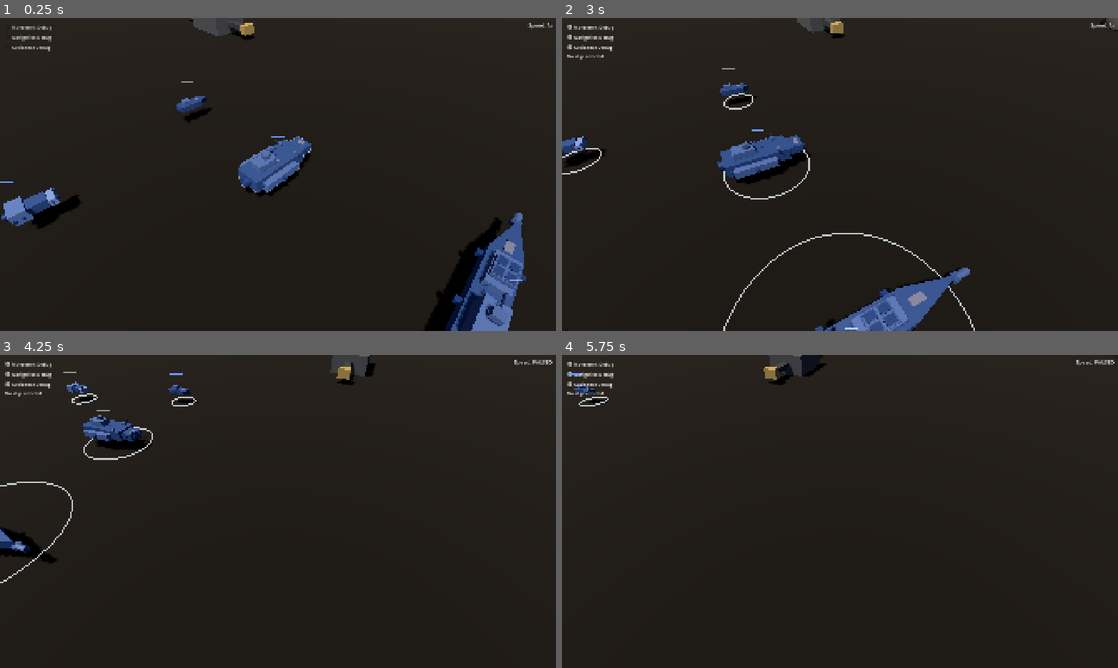
Above: before the commit, frames 1-4 (two rows, left to right).
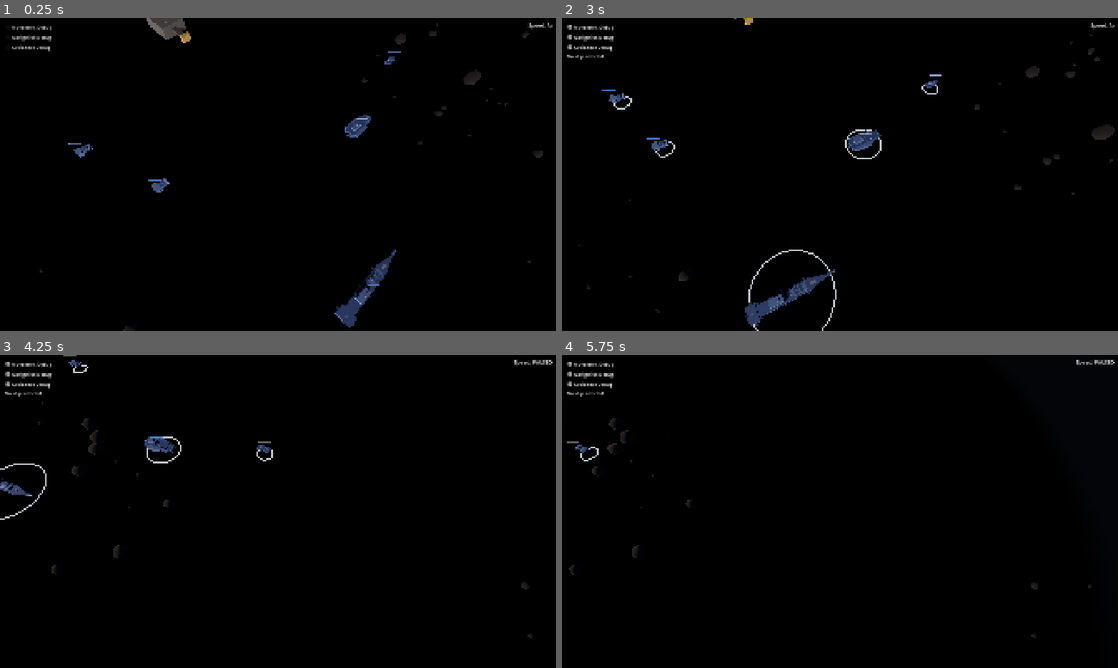
Above: after the commit, the same moments.

Repository: nikosban/apalit
Game: Godot game, scene res://game/scenes/sector_showcase.tscn
Same seed, same stepped clock (60 frames per second), same inputs: the game is played once before the commit and once after it. Before the commit the project starts from res://main.tscn.
Inputs (mouse positions are in pixels of both pictures, inside the frame that each line leads up to):
- Up to frame 1 (0.25 s): no input
- Up to frame 2 (3 s): click "Movement Debug" at 0.5 s; click "Navigation Debug" at 1.25 s; click "Avoidance Debug" at 2 s; tap Enter at 2.75 s; move the mouse to (962, 158) at 2.77 s; hold D from 2.78 s (still down); hold Q from 2.78 s (still down); click (962, 158) at 2.92 s
- Up to frame 3 (4.25 s): tap Space at 3.02 s; release D at 3.5 s; release Q at 3.5 s; drag from (166, 527) to (250, 574) at 3.52 s
- Up to frame 4 (5.75 s): move the mouse to (895, 442) at 4.27 s; hold D 4.28-5 s; hold Alt 4.28-5 s; drag from (812, 574) to (673, 464) at 5.02 s

The runs differ from the first frame. In frame 1, 97% of the frame differs, in the area x 0-100%, y 0-100%; in frame 2, 98%; in frame 3, 99%; in frame 4, 99%.

Commit message:
Make the Sector Showcase the startup scene
Co-Authored-By: Claude Opus 5.5 <noreply@anthropic.com>

Diff:
--- a/project.godot
+++ b/project.godot
@@ -11,7 +11,7 @@
 [application]
 
 config/name="Apalit"
-run/main_scene="res://main.tscn"
+run/main_scene="res://game/scenes/sector_showcase.tscn"
 config/features=PackedStringArray("4.7", "Forward Plus")
 config/icon="res://icon.svg"
 
